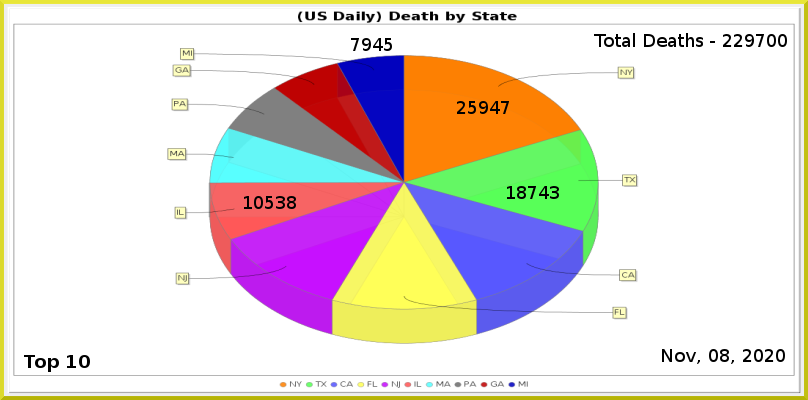
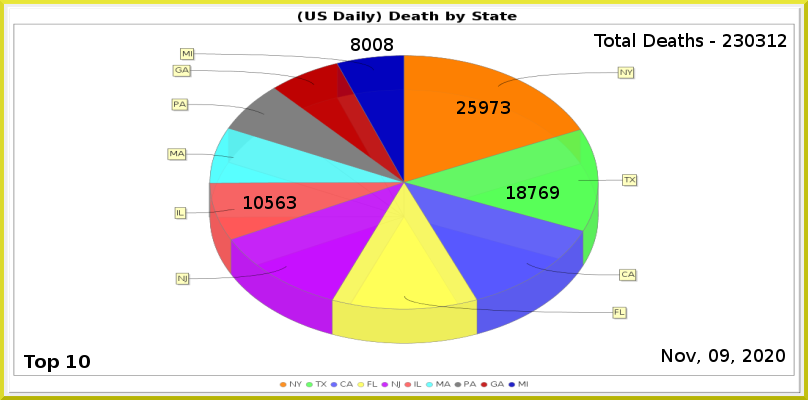
Layered file, before and after one edit (808 x 400). Changes by layer:
painted on "Least" over [351, 38, 393, 51]
painted on "6" over [276, 196, 296, 209]
painted on "2" over [539, 186, 559, 199]
painted on "1" over [490, 101, 510, 114]
renamed "Total Deaths - 229700" to "Total Deaths - 230312", painted on it over [734, 34, 787, 47]
painted on "Current Date" over [720, 349, 729, 362]
painted on "Death_by_State.png" over [167, 48, 638, 344]
